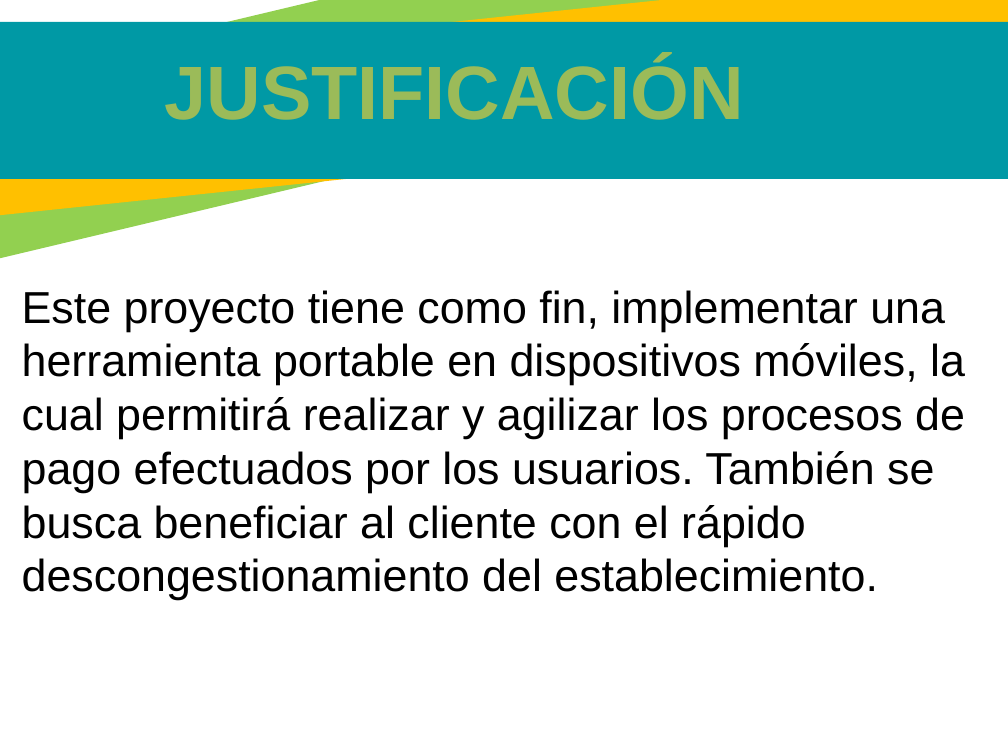
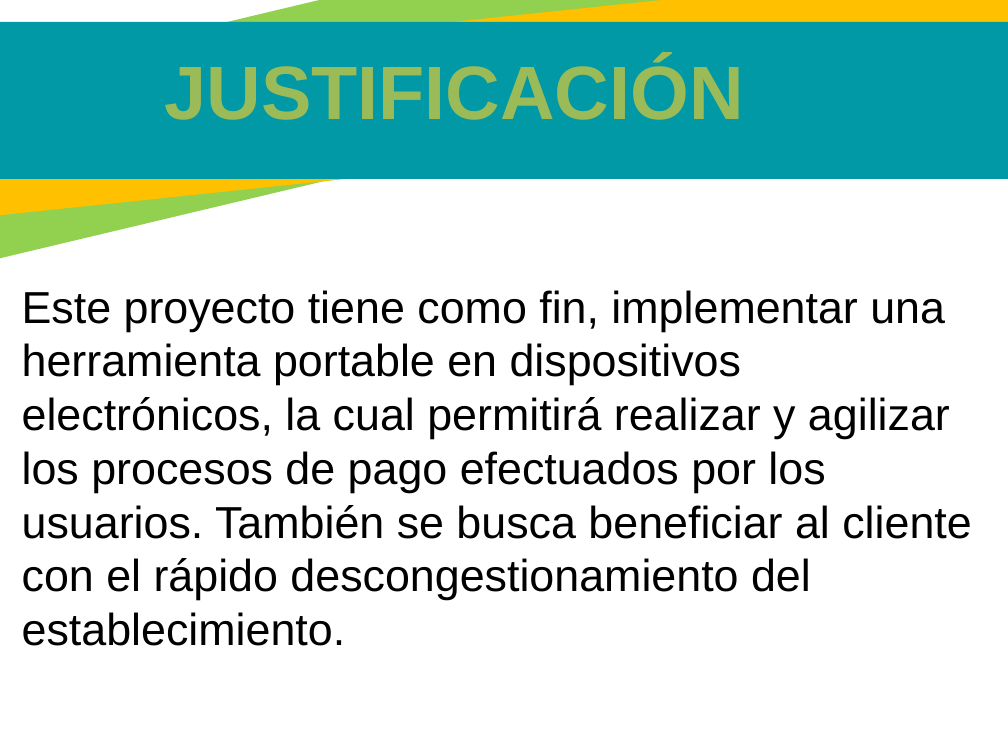
Before and after one commit to juannicolasvargas/SANF-solutions-helps, a slide deck: slide 10 of Cuarto trimestre/Presentacion v4.pptx. Drawn at 1008x756 pixels with LibreOffice and Linux fonts; fonts in the diff are those of the drawing. Boxes give left, top, right and bottom in pixels: in the first picture for what was removed or moved away, otherwise in the second. Text is boxed around its words. In the diff, an @@ line names an element or a change of style, - is before the commit and + after.

```diff
--- a/Cuarto trimestre/Presentacion v4.pptx
+++ b/Cuarto trimestre/Presentacion v4.pptx
@@ text at box(22, 290, 971, 646): text changed @@
-Este proyecto tiene como fin, implementar una herramienta portable en dispositivos móviles, la cual permitirá realizar y agilizar los procesos de pago efectuados por los usuarios. También se busca beneficiar al cliente con el rápido descongestionamiento del establecimiento.
+Este proyecto tiene como fin, implementar una herramienta portable en dispositivos electrónicos, la cual permitirá realizar y agilizar los procesos de pago efectuados por los usuarios. También se busca beneficiar al cliente con el rápido descongestionamiento del establecimiento.
```
Also in this commit, not shown: 3 other slides changed, 1 slide added, 6 slides removed.
